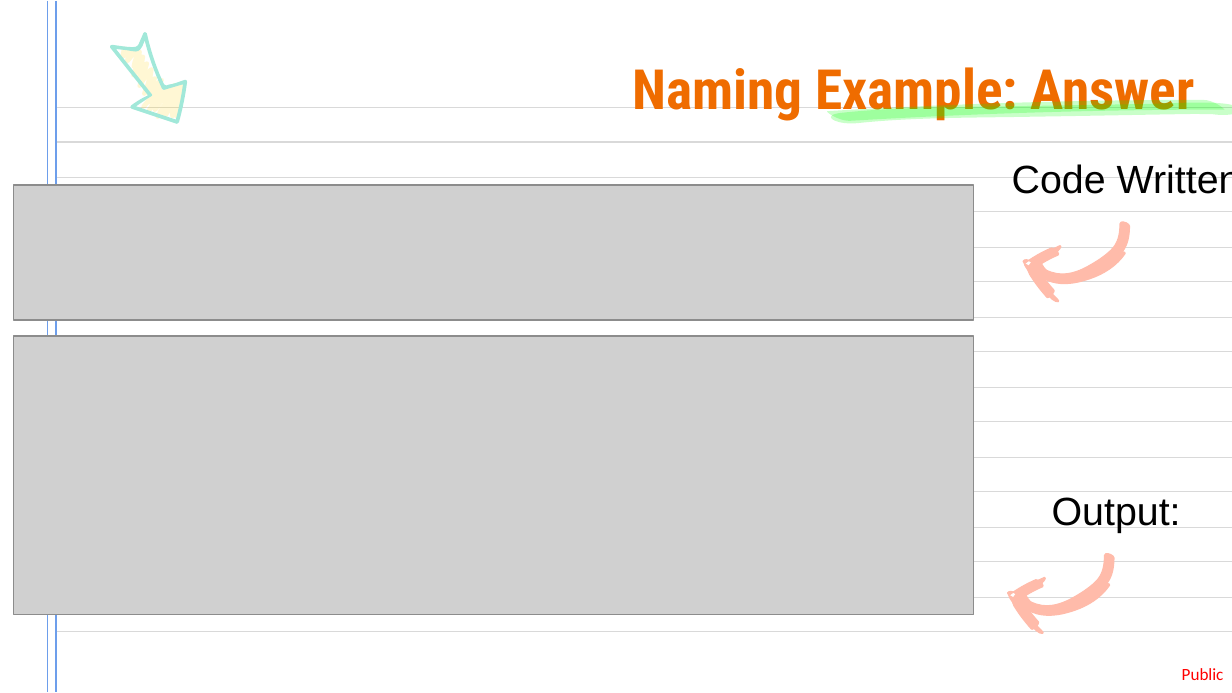
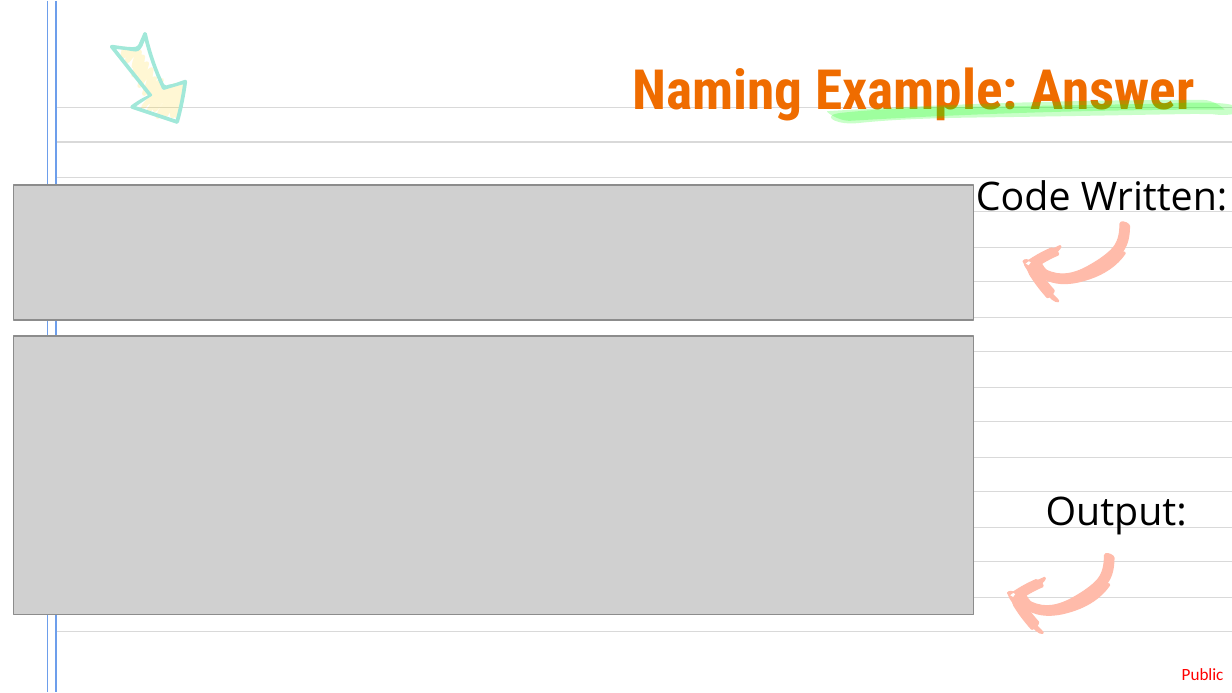
Before and after one commit to pi515/tech-mentorship, a slide deck: slide 20 of unit-02-variables/lesson.pptx (slide 19 before the commit). Drawn at 1232x693 pixels with LibreOffice and Linux fonts; fonts in the diff are those of the drawing; grey boxes stand for pictures. Boxes give left, top, right and bottom in pixels: in the first picture for what was removed or moved away, otherwise in the second. Text is boxed around its words. In the diff, an @@ line names an element or a change of style, - is before the commit and + after.

```diff
--- a/unit-02-variables/lesson.pptx
+++ b/unit-02-variables/lesson.pptx
@@ text "Code Written:" at [976,180,1228,211]: font Arial to Open Sans @@
@@ text "Code Written:": place and size @@
-text "Code Written:" at [1012,164,1232,194]
+text "Code Written:" at [976,180,1228,211]
@@ text "Output:" at [1046,496,1187,535]: font Arial to Open Sans @@
```
Also in this commit, not shown: 22 other slides changed, 1 slide added.
